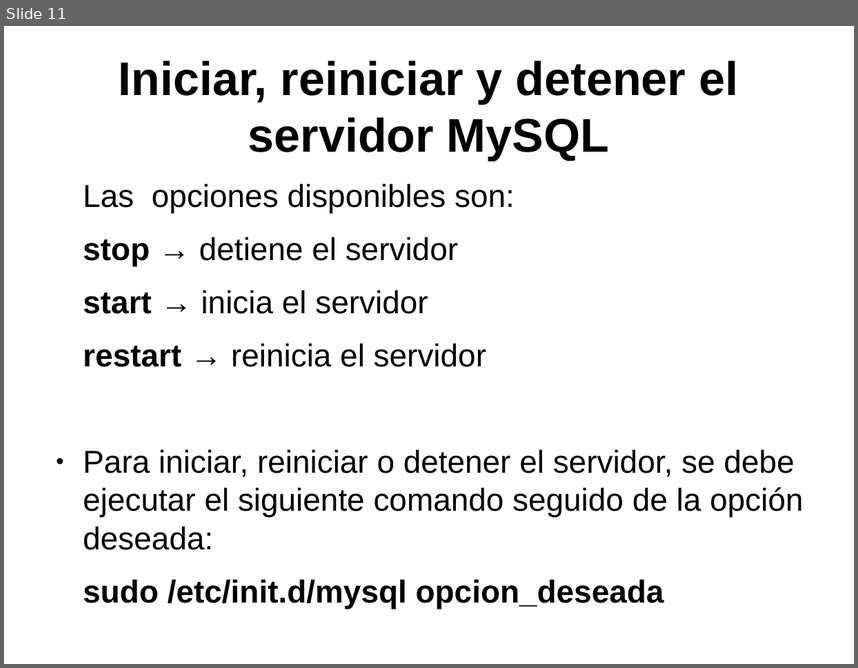
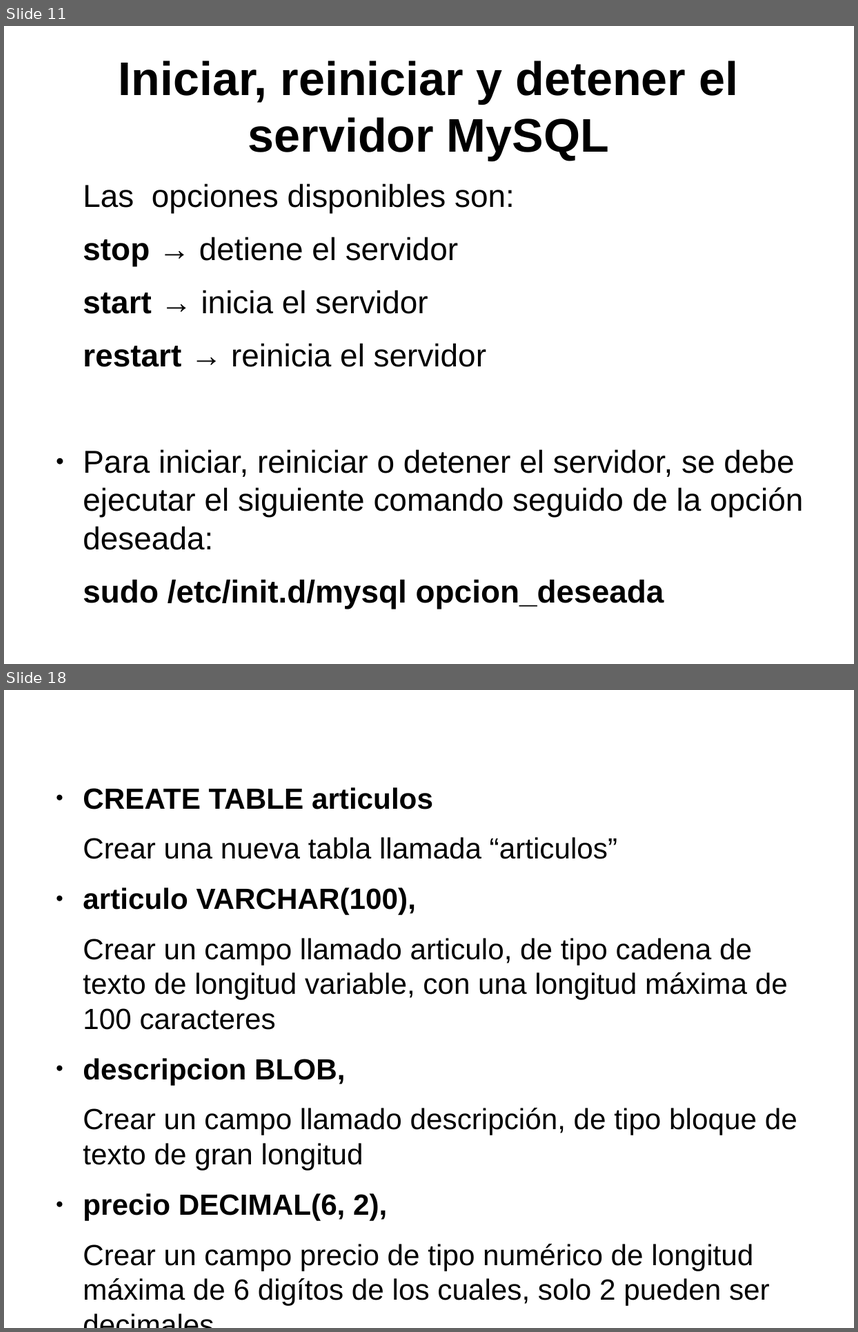
Before and after one commit to psicobyte/CursoPythonAvanzado, a slide deck: BaseDeDatosPython.odp. Shown one above the other, each under a label of ours: slide 11 before the commit, slides 11 and 18 after it; the slides between them are not shown. The pictures are 858x668 and 858x1332 pixels, drawn with LibreOffice and Linux fonts; fonts in the diff are those of the drawing. Boxes give left, top, right and bottom in pixels: in the first picture for what was removed or moved away, otherwise in the second. Text is boxed around its words. In the diff, an @@ line names an element or a change of style, - is before the commit and + after.

```diff
--- a/BaseDeDatosPython.odp
+++ b/BaseDeDatosPython.odp
@@ slide 18 added at (4,690,854,1328), background #FFFFFF @@
@@ text added at (83,787,797,1305), 27.2 pt, text #000000 @@
+● CREATE TABLE articulos
+Crear una nueva tabla llamada “articulos”
+● articulo VARCHAR(100),
+Crear un campo llamado articulo, de tipo cadena de texto de longitud variable, con una longitud máxima de 100 caracteres
+● descripcion BLOB,
+Crear un campo llamado descripción, de tipo bloque de texto de gran longitud
+● precio DECIMAL(6, 2),
+Crear un campo precio de tipo numérico de longitud máxima de 6 digítos de los cuales, solo 2 pueden ser decimales
+● stock BOOL
+Crear un campo llamado “stock” del tipo booleano
```
Also in this commit, not shown: 14 other slides added, 1 other file.
